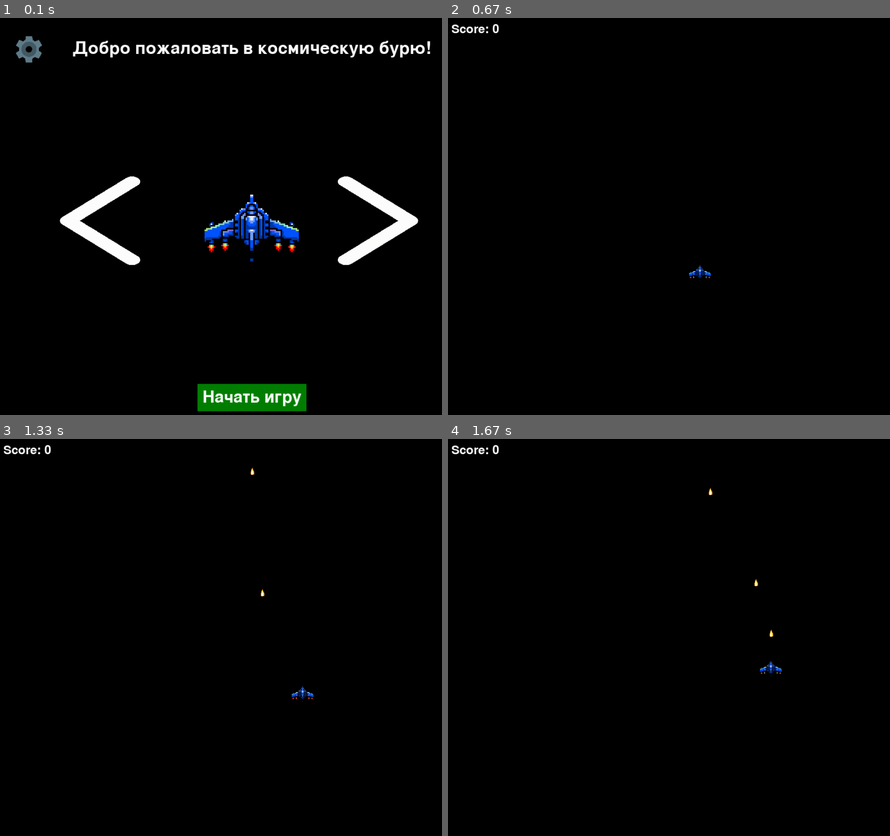
Above: before the commit, frames 1-4 (two rows, left to right).
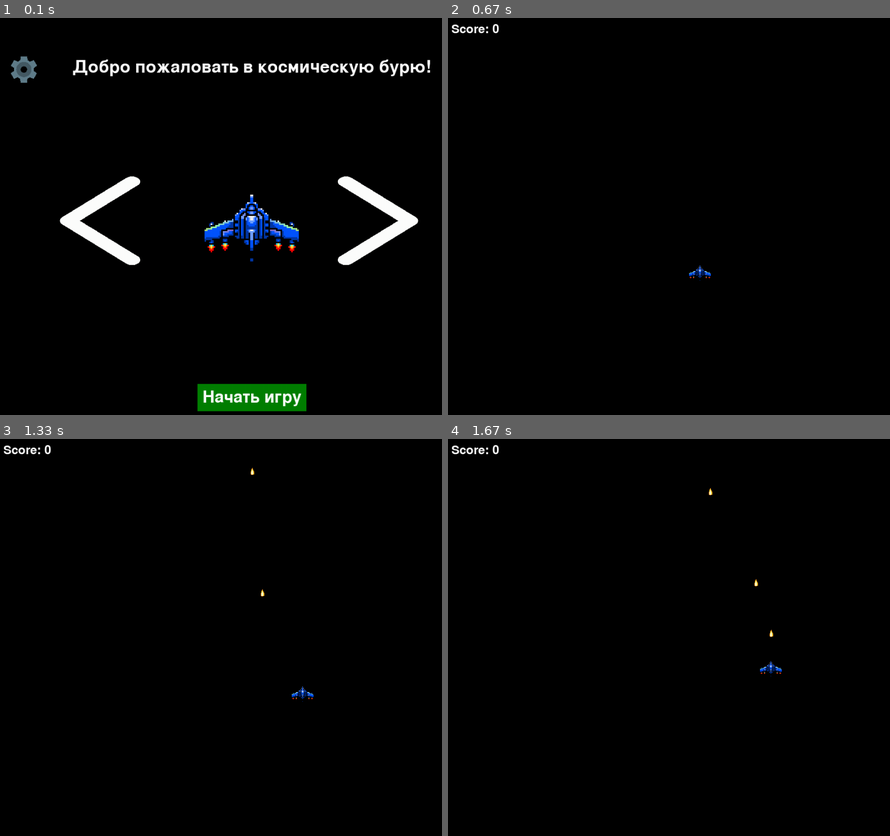
Above: after the commit, the same moments.

Repository: grigoriy-st/PyGame-project
Game: pygame game, started from src/main.py
The game is run twice, just before and just after one commit, with the same random seed, the same clock (stepped at 60 frames per second) and the same inputs.
Inputs:
- Up to frame 1 (0.1 s): no input
- Up to frame 2 (0.67 s): click "Начать игру" at 0.38 s
- Up to frame 3 (1.33 s): tap Space at 0.67, 1.07 s; hold Right from 1 s (still down)
- Up to frame 4 (1.67 s): tap Space at 1.37, 1.57 s; release Right at 1.47 s; hold Up from 1.5 s (still down)

The runs differ from the first frame. In frame 1, 3.1% of the frame differs, in the area x 2-98%, y 4-17%; in frame 2, nothing differs; in frame 3, nothing differs; in frame 4, nothing differs.

Commit message:
начал делать настройки

Diff:
--- a/src/game.py
+++ b/src/game.py
@@ -2,6 +2,8 @@
 import pygame
 import sys
 import random
+from moviepy import VideoFileClip
+
 # Константы
 WIDTH, HEIGHT = 1000, 1000  # Ширина и высота окна
 SCORE = 0
@@ -19,6 +21,53 @@
 
 skin_index = 0
 img_skin_names = ['baseSkin', 'skin2', 'skin3', 'skin4', 'skin5']
+
+
+def settings():
+    ''' отображение видео в настройках '''
+    pygame.init()
+    screen_width = 800
+    screen_height = 600
+    # pygame.display.set_caption("Настройки")
+    # font = pygame.font.Font(None, 74)  # None - использовать шрифт по умолчанию, 74 - размер шрифта
+    # text = font.render("Добро пожаловать в настройки!", True, (255, 255, 255))  # Текст, антиалиасинг, цвет текста
+    #
+    # text_rect = text.get_rect(center=(screen_width // 2, 0))
+    # text_rect.top = 80
+    pygame.display.flip()
+    screen = pygame.display.set_mode((screen_width, screen_height))
+
+    # Загрузка видео
+    video_path = '../assets/images/video.mp4'  # Укажите путь к вашему видео
+    clip = VideoFileClip(video_path)
+
+    # Преобразование видео в кадры
+    frames = [clip.get_frame(t) for t in range(int(clip.duration))]
+
+    # Основной цикл
+    running = True
+    clock = pygame.time.Clock()
+    frame_index = 0
+
+    while running:
+        for event in pygame.event.get():
+            if event.type == pygame.QUIT:
+                running = False
+
+        # Получение текущего кадра
+        if frame_index < len(frames):
+            frame = frames[frame_index]
+            frame_surface = pygame.surfarray.make_surface(frame)
+            screen.blit(frame_surface, (0, 0))
+            frame_index += 1
+        else:
+            frame_index = 0  # Перезапуск видео
+
+        pygame.display.flip()
+        clock.tick(60)  # Ограничение FPS
+
+    pygame.quit()
+
 
 def load_image(fullname, colorkey=None):
     # если файл не существует, то выходим
@@ -63,10 +112,9 @@
         # self.img = pygame.image.load(f'assets/images/{skin_name}.png')
         # self.rect = self.image.get_rect(center=(WIDTH // 2, HEIGHT // 2))
         skin_name = img_skin_names[skin_index % len(img_skin_names)]
-        self.img = pygame.image.load(f'assets/images/{skin_name}.png')
+        self.img = pygame.image.load(f'../assets/images/{skin_name}.png')
         self.img = pygame.transform.scale(self.img, (70, 70))  # Измените размер изображения, если необходимо
         self.rect = self.img.get_rect(center=(WIDTH // 2, HEIGHT // 2))
-
 
     def update(self):
         keys = pygame.key.get_pressed()
@@ -92,11 +140,12 @@
         """ Метод для отрисовки игрока на экране. """
         surface.blit(self.img, self.rect.topleft)
 
+
 class Asteroid(pygame.sprite.Sprite):
     def __init__(self):
         super().__init__()
         if random.randint(0,  2) == 1:
-            self.image = load_image('assets/images/meteorit2.png')
+            self.image = load_image('../assets/images/meteorit2.png')
         else:
             self.image = load_image('../assets/images/meteorit.png')
         random_size = random.randint(20, 100)
@@ -142,15 +191,16 @@
 
             # Главный текст
             welcome_text = self.font.render("Добро пожаловать в космическую бурю!", True, (255, 255, 255))
-            text_rect = welcome_text.get_rect(center=(WIDTH // 2, 60 ))
+            text_rect = welcome_text.get_rect(center=(WIDTH // 2, 60))
+            text_rect.top = 80
             self.screen.blit(welcome_text, text_rect)
 
             # Кнопка настройки
-            settings_btn = pygame.image.load('assets/images/settings.png')
+            settings_btn = pygame.image.load('../assets/images/settings.png')
             settings_btn = pygame.transform.scale(settings_btn, (60, 60))
             settings_btn_rect = settings_btn.get_rect()
-            settings_btn_rect.topleft = (30, 30)
-            self.screen.blit(settings_btn, (30, 30))
+            settings_btn_rect.topleft = (20, 70)
+            self.screen.blit(settings_btn, (20, 70))
 
             # Кнопка для начала игры
             button_text = self.button_font.render("Начать игру", True, (255, 255, 255))
@@ -159,14 +209,14 @@
             self.screen.blit(button_text, button_rect)
 
             # Кнопка слева
-            left_arrow = pygame.image.load('assets/images/arrow.png')
+            left_arrow = pygame.image.load('../assets/images/arrow.png')
             left_arrow = pygame.transform.scale(left_arrow, (200, 200))
             l_arrow_rect = left_arrow.get_rect()
             l_arrow_rect.topleft = (100, 300)
             self.screen.blit(left_arrow, (100, 300))
 
             # Кнопка справа
-            right_arrow = pygame.image.load('assets/images/arrow.png')
+            right_arrow = pygame.image.load('../assets/images/arrow.png')
             right_arrow = pygame.transform.scale(right_arrow, (200, 200))
             right_arrow = pygame.transform.flip(right_arrow, True, False)
             r_arrow_rect = right_arrow.get_rect()
@@ -175,7 +225,7 @@
 
             # Скин на выбор
             skin_name = img_skin_names[ skin_index % (len(img_skin_names)) ]
-            skin_img = pygame.image.load(f'assets/images/{skin_name}.png')
+            skin_img = pygame.image.load(f'../assets/images/{skin_name}.png')
             skin_img = pygame.transform.scale(skin_img, (300, 300))
             self.screen.blit(skin_img, (350, 250))
 
@@ -196,7 +246,7 @@
                         skin_index += 1
 
                     if settings_btn_rect.collidepoint(event.pos):
-                        print("Ты кликнул по настройкам")
+                        settings()
 
                 if event.type == pygame.KEYDOWN:
                     if event.key == pygame.K_SPACE:
@@ -211,7 +261,7 @@
         blue = (0, 0, 0)
 
         try:
-            image = pygame.image.load('assets/images/gameover.png')
+            image = pygame.image.load('../assets/images/gameover.png')
 
         except pygame.error as e:
             print(f"Ошибка загрузки изображения: {e}")
Not shown, added: assets/images/video.mp4
